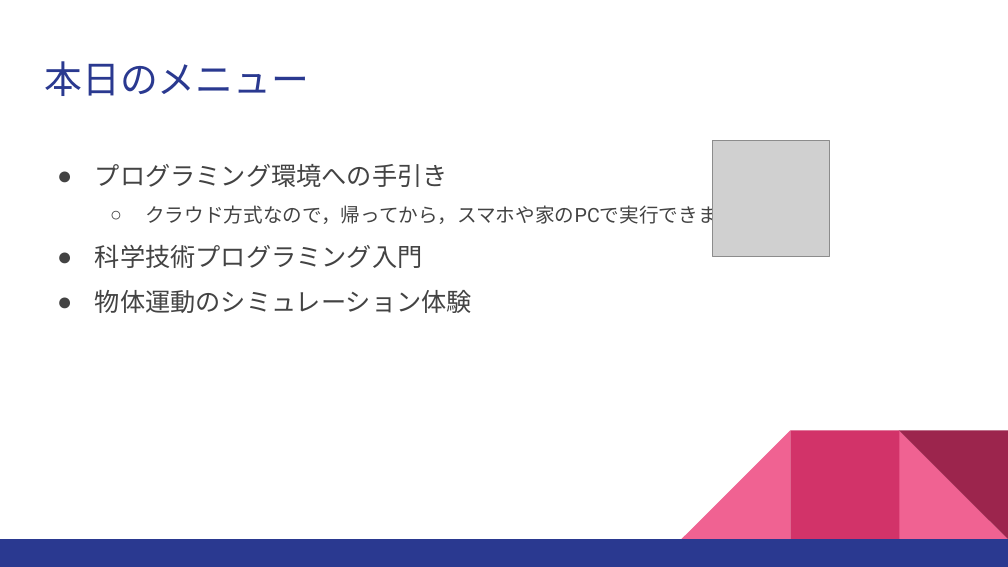
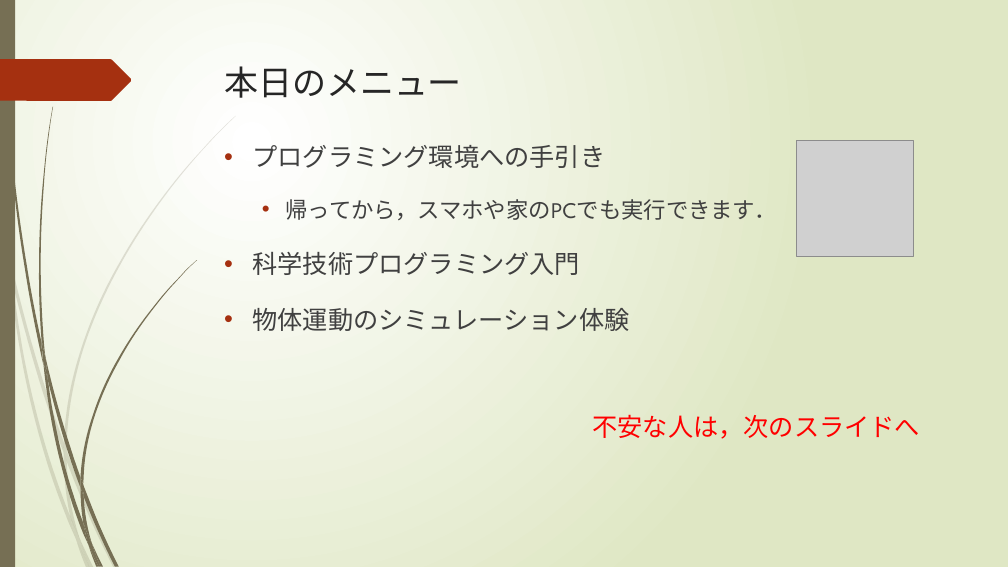
Before and after one commit to ktysd-lab/Outreach, a slide deck: slide 3 of docs/高校生へのメッセージ.pptx (slide 2 before the commit). Drawn at 1008x567 pixels with LibreOffice and Linux fonts; fonts in the diff are those of the drawing; grey boxes stand for pictures. Boxes give left, top, right and bottom in pixels: in the first picture for what was removed or moved away, otherwise in the second. Text is boxed around its words. In the diff, an @@ line names an element or a change of style, - is before the commit and + after.

```diff
--- a/docs/高校生へのメッセージ.pptx
+++ b/docs/高校生へのメッセージ.pptx
@@ background #FFFFFF to gradient #FFFFFF to #DFE8C4 @@
@@ rectangle added at [0,0,15,566], fill #766F54 @@
@@ freeform shape added at [0,59,131,102], fill #A53010 @@
@@ title "本日のメニュー": place and size @@
-title "本日のメニュー" at [44,61,309,96]
+title "本日のメニュー" at [224,66,461,98]
@@ title "本日のメニュー" at [224,66,461,98]: size 27 to 24.3 pt, font Roboto to League Spartan, text colour #2A3990 to #262626 @@
@@ text "プログラミング環境への手引き": place and size @@
-text "プログラミング環境への手引き" at [95,164,756,313]
+text "プログラミング環境への手引き" at [252,145,777,331]
@@ text at [252,145,629,331]: font Roboto to League Spartan, text colour #434343 to #404040 in "プログラミング環境への手引き", "科学技術プログラミング入門", "物体運動のシミュレーション体験"; bullet ● to •; more space between paragraphs; bullet colour #434343 to #A53010 @@
@@ picture: place and size @@
-picture at [713,140,830,257]
+picture at [796,140,913,257]
@@ text at [286,199,777,220]: text changed; size 14 to 16 pt; font Roboto to League Spartan; text colour #434343 to #404040 @@
-  ○ クラウド方式なので，帰ってから，スマホや家のPCで実行できます．
+  • 帰ってから，スマホや家のPCでも実行できます．
@@ text added at [592,414,920,439], 18 pt, text #FF0000 @@
+不安な人は，次のスライドへ
@@ group removed at [0,430,1008,567]: 3 right triangles, 2 rectangles @@
@@ group added at [0,116,236,567]: 10 freeform shapes @@
@@ group added at [2,0,198,567]: 12 freeform shapes @@
```
Also in this commit, not shown: 4 other slides changed, 4 other files.
